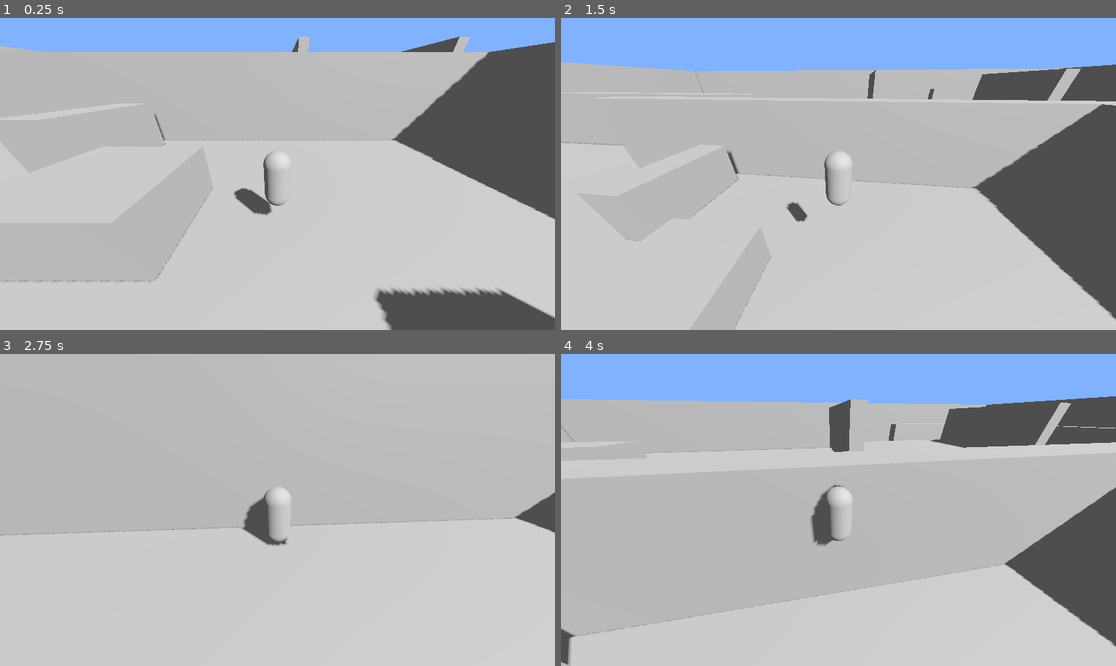
Above: before the commit, frames 1-4 (two rows, left to right).
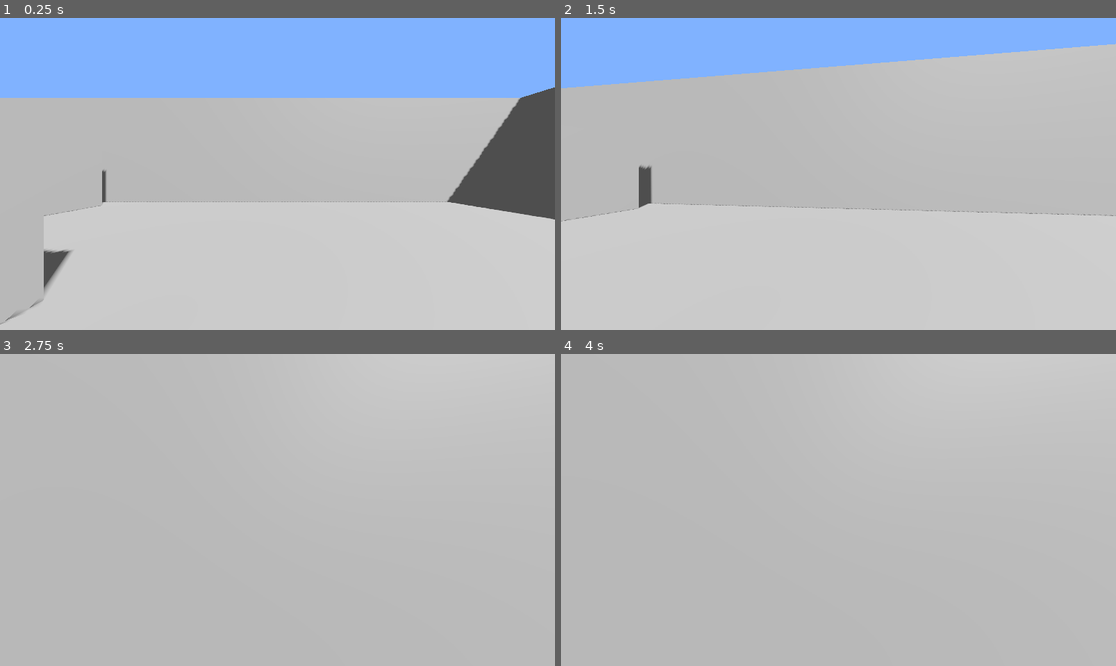
Above: after the commit, the same moments.

Repository: HassanNawazHiraj/project-fps
Game: Godot game, scene res://scenes/main_level.tscn
Same seed, same stepped clock (60 frames per second), same inputs: the game is played once before the commit and once after it.
Inputs (mouse positions are in pixels of both pictures, inside the frame that each line leads up to):
- Up to frame 1 (0.25 s): no input
- Up to frame 2 (1.5 s): tap Enter (ui_accept) at 0.5, 0.77 s; move the mouse to (866, 174) at 0.52 s; hold Ctrl (crouch) 0.53-1.28 s; hold W (move_forward) from 0.53 s (still down); move the mouse to (810, 174) at 1.27 s; tap Shift (run) at 1.35 s
- Up to frame 3 (2.75 s): keep holding W (move_forward); tap Enter (ui_accept) at 1.52 s; move the mouse to (288, 503) at 2.02 s; hold Ctrl (crouch) from 2.03 s (still down)
- Up to frame 4 (4 s): keep holding W (move_forward); move the mouse to (832, 516) at 2.77 s; release Ctrl (crouch) at 2.78 s; tap Shift (run) at 2.85 s; tap Enter (ui_accept) at 3.02, 3.77 s; move the mouse to (877, 513) at 3.52 s; hold Ctrl (crouch) from 3.53 s (still down)

The runs differ from the first frame. In frame 1, 25% of the frame differs, in the area x 0-100%, y 6-100%; in frame 2, 16%; in frame 3, 1.3%; in frame 4, 26%, in the area x 0-100%, y 0-100%.

Commit message:
Refactor player movement parameters and improve friction handling for better control

Diff:
--- a/scenes/player.tscn
+++ b/scenes/player.tscn
@@ -18,10 +18,11 @@
 
 [node name="MeshInstance3D" type="MeshInstance3D" parent="."]
 mesh = SubResource("CapsuleMesh_1")
+visible = false
 
 [node name="CameraPivot" type="Node3D" parent="."]
-transform = Transform3D(1, 0, 0, 0, 1, 0, 0, 0, 1, 0, 0.5, 0)
+transform = Transform3D(1, 0, 0, 0, 1, 0, 0, 0, 1, 0, 0.6, 0)
 
 [node name="Camera3D" type="Camera3D" parent="CameraPivot"]
-transform = Transform3D(1, 0, 0, 0, 0.866025, 0.5, 0, -0.5, 0.866025, 0, 2, 4)
+transform = Transform3D(1, 0, 0, 0, 1, 0, 0, 0, 1, 0, 0, 0)
 fov = 90.0
--- a/scripts/player.gd
+++ b/scripts/player.gd
@@ -4,11 +4,11 @@
 const WALK_SPEED = 5.0
 const RUN_SPEED = 7.0
 const CROUCH_SPEED = 2.5
-const JUMP_VELOCITY = 8.5
+const JUMP_VELOCITY = 10.0
 const AIR_ACCELERATION = 2.0
-const GROUND_ACCELERATION = 10.0
-const GROUND_FRICTION = 6.0
-const AIR_FRICTION = 0.2
+const GROUND_ACCELERATION = 20.0
+const GROUND_FRICTION = 15.0
+const AIR_FRICTION = 0.5
 const MAX_SPEED = 10.0
 
 # Mouse sensitivity
@@ -24,7 +24,7 @@
 @onready var camera = $CameraPivot/Camera3D
 
 # Get the gravity from the project settings to be synced with RigidBody nodes
-var gravity = ProjectSettings.get_setting("physics/3d/default_gravity")
+var gravity = ProjectSettings.get_setting("physics/3d/default_gravity") * 2.0 * 1.5
 
 func _ready():
 	# Capture mouse cursor
@@ -109,11 +109,15 @@
 
 			velocity += wish_dir * acceleration_speed
 	else:
-		# Apply friction when no input
-		var friction_speed = GROUND_FRICTION * delta
-		if velocity.length() > friction_speed:
-			velocity = velocity.normalized() * (velocity.length() - friction_speed)
+		# Apply stronger friction when no input for tighter control
+		var horizontal_velocity = Vector3(velocity.x, 0, velocity.z)
+		var friction_force = GROUND_FRICTION * delta
+
+		if horizontal_velocity.length() > friction_force:
+			var friction_direction = -horizontal_velocity.normalized()
+			velocity += friction_direction * friction_force
 		else:
+			# Stop completely if velocity is very small
 			velocity.x = 0
 			velocity.z = 0
 
